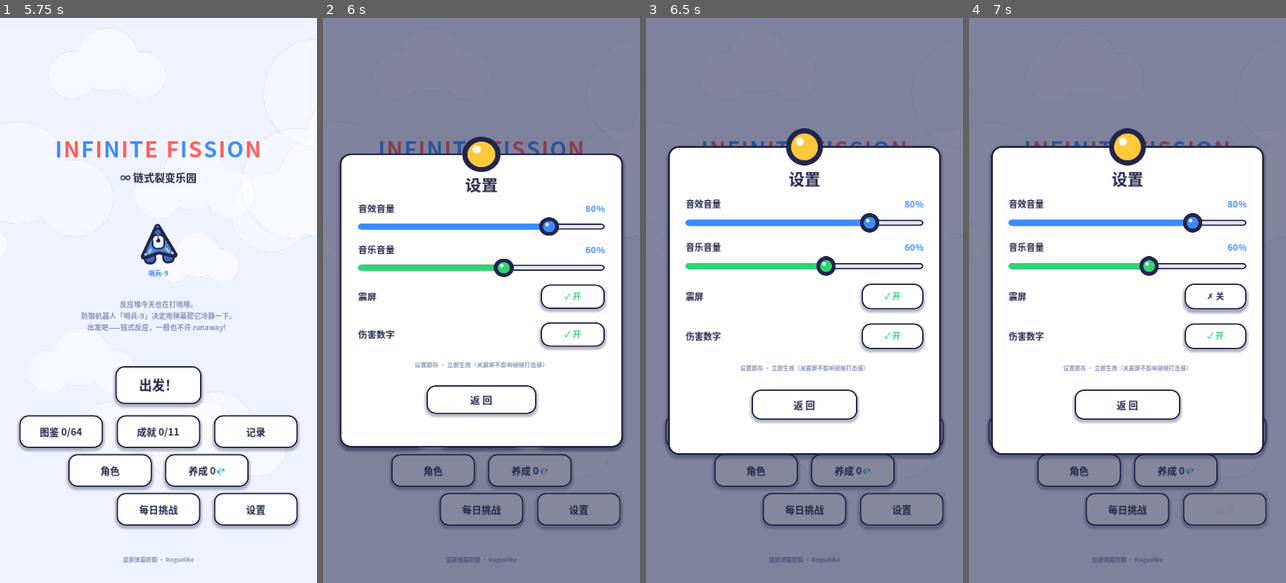
Above: before the commit, frames 1-4 (left to right).
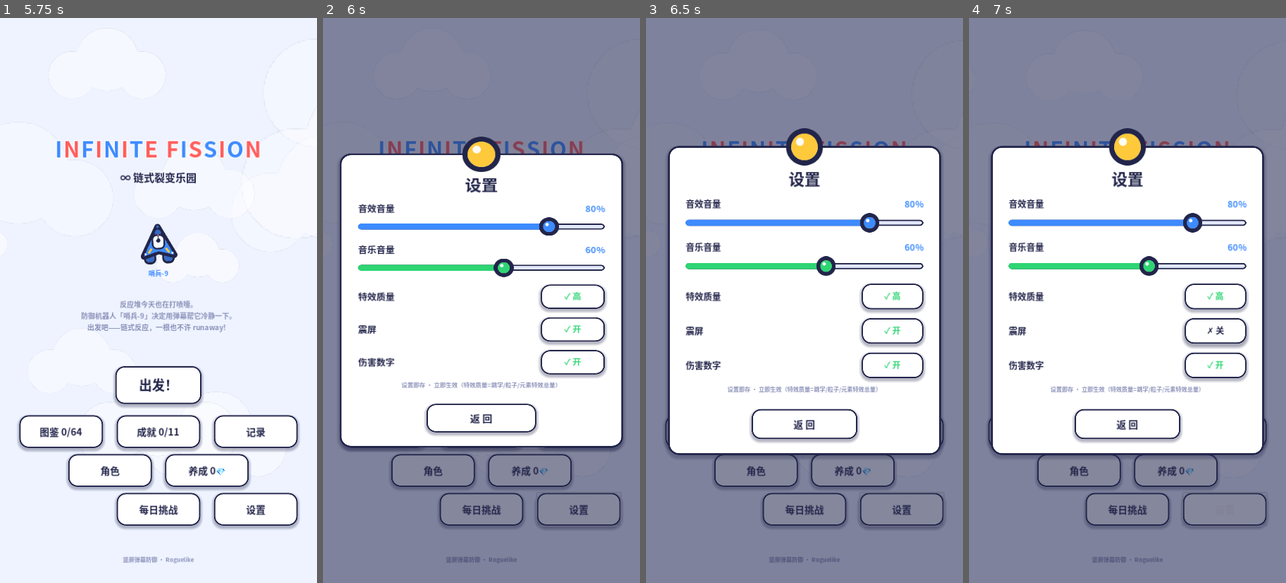
Above: after the commit, the same moments.

Repository: Genmer/Infinite-Fission
Game: Godot game, scene res://scenes/main.tscn
The game is run twice, just before and just after one commit, with the same random seed, the same clock (stepped at 60 frames per second) and the same inputs.
Inputs:
- Up to frame 1 (5.75 s): click "出发！" at 0.5 s; click "图鉴 0/64" at 1.25 s; click "成就 0/11" at 2 s; click "记录" at 2.75 s; click "角色" at 3.5 s; click "养成 0💎" at 4.25 s; click "每日挑战" at 5 s
- Up to frame 2 (6 s): click "设置" at 5.75 s
- Up to frame 3 (6.5 s): no input
- Up to frame 4 (7 s): click "✓ 开" at 6.5 s

Frame 1 is identical in both runs. In frame 2, 3.0% of the frame differs, in the area x 11-90%, y 48-74%; in frame 3, 3.0%; in frame 4, 3.1%, in the area x 12-89%, y 48-76%.

Commit message:
feat(R19-perf): 特效质量三档设置（高/中/低）——buff 叠多层卡顿双管齐下
- Meta.settings 新增 fx_quality（2 高/1 中/0 低，写口钳制 + 落盘），默认高档
- 设置页新增「特效质量」三档循环按钮（✓高/◐中/✗低），行距重排
- PopupManager：跳字同屏上限 80/40/20 + 合并窗 0.12/0.2/0.3s（Label 池逐帧
  动画是高频命中期第一帧耗，降档=上限减半+合并更积极）
- GameFeelDirector：粒子爆发 低档仅暴击（打击感底线）/ 中档隔次削减
- 敌人元素特效：点燃火苗 4/2/0（低档仅余烬光晕）、感电落雷 低档关闭
- test_fx_quality.gd 新增 12 项（设置读写钳制/档位表/跳字封顶行为/粒子档位行为）；
  residue 吸收断言改窗口内观测（消除池复用竞态误报）；全量 16 套件 1451 断言全绿

Diff:
--- a/scripts/entities/enemy/enemy.gd
+++ b/scripts/entities/enemy/enemy.gd
@@ -1608,7 +1608,9 @@
 			and _shock_arc_left < SHOCK_ARC_TIME * 0.5:
 		_shock_arcs[1].visible = true
 	# 垂直落雷：顶部天降锯齿劈到本体 + 四角星爆闪（周期 ~0.9s，存活 0.12s）
-	_tick_shock_bolt(p_game_delta)
+	# R19 特效质量：低档关闭落雷（电弧已足够表意——群体感电期减负）
+	if clampi(int(Meta.settings("fx_quality")), 0, 2) > 0:
+		_tick_shock_bolt(p_game_delta)
 
 
 func _tick_shock_bolt(p_game_delta: float) -> void:
@@ -1703,16 +1705,18 @@
 		_burn_ember.scale = Vector2.ONE * hitbox_r * 0.24 \
 			* (1.0 + 0.1 * sin(_anim_t * 8.4))
 		_burn_ember.modulate.a = 0.3 + 0.1 * sin(_anim_t * 7.2)
+	# R19 特效质量：火苗数预算 高4/中2/低0（低档仅余烬光晕——成群点燃敌不再拖帧）
+	var flame_budget: int = [0, 2, BURN_FLAME_COUNT][clampi(int(Meta.settings("fx_quality")), 0, 2)]
 	if _burn_flames.is_empty():
-		if not p_burning:
+		if not p_burning or flame_budget <= 0:
 			return
-		for i in range(BURN_FLAME_COUNT):
+		for i in range(flame_budget):
 			var f := Sprite2D.new()
 			f.name = "BurnFlame%d" % i
 			f.texture = TextureFactory.flame_bit()
 			add_child(f)
 			_burn_flames.append(f)
-	if not p_burning:
+	if not p_burning or flame_budget <= 0:
 		for f in _burn_flames:
 			f.visible = false
 		return
--- a/scripts/gamefeel/game_feel_director.gd
+++ b/scripts/gamefeel/game_feel_director.gd
@@ -59,8 +59,12 @@
 	EventBus.player_hit.connect(on_player_hit)
 
 
+var _thin_burst_tick: int = 0                 # 中档隔次粒子计数器（R19）
+
+
 func on_damage_resolved(p_result: DamageResult) -> void:
-	# feel_level 分级入口（0/30/50ms 顿帧 + trauma + 色差；粒子按 CRIT/HIT 优先级）
+	# feel_level 分级入口（0/30/50ms 顿帧 + trauma + 色差；粒子按 CRIT/HIT 优先级）。
+	# R19 特效质量档位：低=仅暴击粒子 / 中=隔次粒子（高频命中减负——buff 叠多层卡顿主源之一）
 	var level := p_result.feel_level
 	var stop_ms := _hit_stop_ms_for(level)
 	if stop_ms > 0.0:
@@ -68,6 +72,13 @@
 	add_trauma_for_level(level)
 	_apply_chromatic(_ca_intensity_for(level))
 	if particles != null:
+		var q := clampi(int(Meta.settings("fx_quality")), 0, 2)
+		if q == 0 and not p_result.is_crit:
+			return                              # 低档：普命中不出粒子
+		if q == 1:
+			_thin_burst_tick += 1
+			if _thin_burst_tick % 2 == 1:
+				return                          # 中档：隔次削减
 		var pri := ParticleDirector.PRIORITY_HIT
 		if p_result.is_crit:
 			pri = ParticleDirector.PRIORITY_CRIT
--- a/scripts/meta/meta_manager.gd
+++ b/scripts/meta/meta_manager.gd
@@ -84,6 +84,8 @@
 	"bgm_volume": 0.6,                        # 音乐音量（线性 0~1）
 	"shake_on": true,                         # 震屏开关（只关震动，顿帧打击感保留）
 	"damage_numbers_on": true,                # 伤害数字开关（低端机福音；结算不受影响）
+	"fx_quality": 2,                          # 特效质量（R19：2 高 / 1 中 / 0 低——跳字上限/
+	                                          # 合并窗/粒子爆发/元素特效全档位化，buff 叠多层卡顿救）
 }
 var _settings: Dictionary = {}                # key(String) → 值（缺键 = 默认表回退）
 
@@ -112,6 +114,8 @@
 			return clampf(float(p_value), 0.0, 1.0)
 		"shake_on", "damage_numbers_on":
 			return bool(p_value)
+		"fx_quality":
+			return clampi(int(p_value), 0, 2)
 	return null
 
 
--- a/scripts/ui/popup_manager.gd
+++ b/scripts/ui/popup_manager.gd
@@ -10,11 +10,25 @@
 extends Node
 
 var popup_pool: PopupPool = null              # 注入（Boot 期 GameLoop 组装）
-var merge_window: float = 0.12                # 同目标短窗合并（E-17）
+var merge_window: float = 0.12                # 同目标短窗合并（E-17；档位化后为「高」档基准）
 var active_popups: int = 0                    # 当前活跃跳字数（遥测/测试观测）
 var baseline_provider: Callable = Callable()  # 单发基准伤害供给（GameLoop 注入；空 = 分级关闭）
 var tier_shake_hook: Callable = Callable()    # 金档轻震动钩子（GameLoop 注入 add_trauma 档位）
-const MAX_ACTIVE: int = 80                    # 同屏上限（超限合并/丢弃，E-09）
+const MAX_ACTIVE: int = 80                    # 「高」档同屏上限（中/低档按 fx_quality 缩减）
+
+# R19 特效质量档位（Meta.settings fx_quality：2 高 / 1 中 / 0 低）：
+# 同屏跳字上限 80/40/20 + 合并窗 0.12/0.2/0.3s——buff 叠多层 DPS 爆炸时跳字是
+# 第一帧耗大头（Label 池逐帧动画），降档 = 上限减半 + 窗口加宽（更积极合并）
+static func max_active_for(p_quality: int) -> int:
+	return [20, 40, MAX_ACTIVE][clampi(p_quality, 0, 2)]
+
+
+static func merge_window_for(p_quality: int) -> float:
+	return [0.3, 0.2, 0.12][clampi(p_quality, 0, 2)]
+
+
+func _quality() -> int:
+	return clampi(int(Meta.settings("fx_quality")), 0, 2)
 
 # 量级分档阈值（P2 数值真源：相对单发基准伤害的倍率——白 <1.5× / 蓝 ≥1.5× / 紫 ≥3× / 金 ≥6×）
 const TIER_BLUE_X := 1.5
@@ -49,8 +63,8 @@
 			popup.merge(p_result.final_value)
 			return
 		_merge_registry.erase(uid)
-	# 新跳字：同屏上限（E-09）→ 满时丢弃 + 计数（合并降级目标不存在则直接丢）
-	if _active_list.size() >= MAX_ACTIVE:
+	# 新跳字：同屏上限（E-09 + R19 档位化）→ 满时丢弃 + 计数（合并降级目标不存在则直接丢）
+	if _active_list.size() >= max_active_for(_quality()):
 		_dropped_count += 1
 		return
 	var node := popup_pool.acquire()
@@ -61,7 +75,7 @@
 	var popup := node as DamagePopup
 	popup.show_popup(p_result.pos, p_result.final_value, p_result.popup_style, uid, tier)
 	_active_list.append(popup)
-	_merge_registry[uid] = {"popup": popup, "window_left": merge_window}
+	_merge_registry[uid] = {"popup": popup, "window_left": merge_window_for(_quality())}
 	active_popups = _active_list.size()
 	# 量级档音效/震动联动（紫微音 / 金重音+轻震动；节流由 SfxBank 70ms 承担；
 	# 合并窗内不重复触发——仅新起跳字时判档）
--- a/scripts/ui/settings_panel.gd
+++ b/scripts/ui/settings_panel.gd
@@ -16,6 +16,7 @@
 var _bgm_value: Label = null
 var _shake_btn: Button = null
 var _dmg_btn: Button = null
+var _fx_btn: Button = null                    # 特效质量三档循环（R19：高/中/低）
 var _syncing: bool = false                    # 回填守卫（open 回填不触发写口）
 
 
@@ -100,14 +101,16 @@
 	_bgm_slider.value_changed.connect(_on_bgm_volume_changed)
 	_card.add_child(_bgm_slider)
 
+	# ── 特效质量（R19：高/中/低三档循环——buff 叠多层卡顿救） ──
+	_fx_btn = _add_toggle_row("FxQualityButton", "特效质量", 312.0, _on_fx_quality_cycle)
 	# ── 开关行：震屏 / 伤害数字（✓ 开 薄荷绿 / ✗ 关 灰） ──
-	_shake_btn = _add_toggle_row("ShakeToggleButton", "震屏", 312.0, _on_shake_toggle)
-	_dmg_btn = _add_toggle_row("DamageNumbersToggleButton", "伤害数字", 402.0, _on_dmg_toggle)
+	_shake_btn = _add_toggle_row("ShakeToggleButton", "震屏", 390.0, _on_shake_toggle)
+	_dmg_btn = _add_toggle_row("DamageNumbersToggleButton", "伤害数字", 468.0, _on_dmg_toggle)
 
 	var hint := Label.new()
 	StickerTheme.label_sticker(hint, 13, PopPalette.INK_SOFT)
-	hint.text = "设置即存 · 立即生效（关震屏不影响顿帧打击感）"
-	hint.position = Vector2(0.0, 492.0)
+	hint.text = "设置即存 · 立即生效（特效质量=跳字/粒子/元素特效总量）"
+	hint.position = Vector2(0.0, 540.0)
 	hint.size = Vector2(620.0, 20.0)
 	hint.horizontal_alignment = HORIZONTAL_ALIGNMENT_CENTER
 	_card.add_child(hint)
@@ -117,7 +120,7 @@
 	close_btn.text = "返 回"
 	close_btn.add_theme_font_size_override("font_size", 22)
 	close_btn.add_theme_font_override("font", StickerTheme.font_bold())
-	close_btn.position = Vector2(190.0, 552.0)
+	close_btn.position = Vector2(190.0, 596.0)
 	close_btn.size = Vector2(240.0, 68.0)
 	close_btn.pivot_offset = close_btn.size * 0.5
 	close_btn.pressed.connect(close)
@@ -230,6 +233,13 @@
 	_refresh_toggles()
 
 
+func _on_fx_quality_cycle() -> void:
+	# 三档循环：高(2) → 中(1) → 低(0) → 高……写即存，消费端下一帧生效
+	var q := clampi(int(Meta.settings("fx_quality")), 0, 2)
+	Meta.set_setting("fx_quality", (q + 2) % 3)
+	_refresh_toggles()
+
+
 # ── 回填/刷新 ─────────────────────────────────────────────────────
 func _sync_from_meta() -> void:
 	# 打开时回填当前值（守卫位防回填触发 value_changed 二次写盘）
@@ -252,3 +262,9 @@
 	_dmg_btn.text = "✓ 开" if dmg_on else "✗ 关"
 	_dmg_btn.add_theme_color_override("font_color",
 		PopPalette.SUCCESS if dmg_on else PopPalette.INK_SOFT)
+	# 特效质量三档文案（高=全量 / 中=减半 / 低=精简——卡顿救）
+	var q := clampi(int(Meta.settings("fx_quality")), 0, 2)
+	var fx_texts: Array[String] = ["✗ 低", "◐ 中", "✓ 高"]
+	var fx_colors: Array[Color] = [PopPalette.INK_SOFT, PopPalette.XP, PopPalette.SUCCESS]
+	_fx_btn.text = fx_texts[q]
+	_fx_btn.add_theme_color_override("font_color", fx_colors[q])
--- /dev/null
+++ b/tests/runner/fx_quality_cases.gd
@@ -0,0 +1,134 @@
+# tests/runner/fx_quality_cases.gd
+# 特效质量档位用例体（由 test_fx_quality.gd 入口加载）。
+extends RefCounted
+
+const DT := 1.0 / 120.0
+const MAIN_SCENE := "res://scenes/main.tscn"
+
+var tree: SceneTree
+var _pass: int = 0
+var _fail: int = 0
+var _failures: Array[String] = []
+var _gl: GameLoop = null
+
+
+func run(p_tree: SceneTree) -> void:
+	tree = p_tree
+	seed(42)
+	_boot_game_loop()
+	_test_setting_roundtrip()
+	_test_popup_scaling()
+	_test_particle_scaling()
+	_teardown_game_loop()
+	print("────────────────────────────────────────")
+	print("汇总：PASS %d / FAIL %d（共 %d 项）" % [_pass, _fail, _pass + _fail])
+	if not _failures.is_empty():
+		for f in _failures:
+			print("  FAIL 详情：%s" % f)
+
+
+func fail_count() -> int:
+	return _fail
+
+
+func _boot_game_loop() -> void:
+	var scene: PackedScene = load(MAIN_SCENE)
+	_gl = scene.instantiate() as GameLoop
+	_gl.name = "GameLoopUnderTest"
+	tree.get_root().add_child(_gl)
+
+
+func _teardown_game_loop() -> void:
+	tree.paused = false
+	RunSave.clear()
+	Meta.set_setting("fx_quality", 2)             # 复位出厂档（防污染其他套件）
+	if _gl != null:
+		_gl.free()
+		_gl = null
+
+
+func _check(p_name: String, p_cond: bool, p_detail: String = "") -> void:
+	if p_cond:
+		_pass += 1
+		print("PASS | %s" % p_name)
+	else:
+		_fail += 1
+		_failures.append("%s %s" % [p_name, p_detail])
+		print("FAIL | %s | %s" % [p_name, p_detail])
+
+
+func _test_setting_roundtrip() -> void:
+	print("── 设置读写 ──")
+	_check("出厂默认：fx_quality = 2（高）", int(Meta.settings("fx_quality")) == 2)
+	Meta.set_setting("fx_quality", 0)
+	_check("写口：低档落盘读回", int(Meta.settings("fx_quality")) == 0)
+	Meta.set_setting("fx_quality", 7)
+	_check("写口：越界钳上界（7→2）", int(Meta.settings("fx_quality")) == 2)
+	Meta.set_setting("fx_quality", -3)
+	_check("写口：越界钳下界（-3→0）", int(Meta.settings("fx_quality")) == 0)
+	Meta.set_setting("fx_quality", 2)
+	_check("复位：高档", int(Meta.settings("fx_quality")) == 2)
+
+
+func _test_popup_scaling() -> void:
+	print("── 跳字档位 ──")
+	_check("档位表：跳字上限 20/40/80",
+		PopupManager.max_active_for(0) == 20 and PopupManager.max_active_for(1) == 40
+		and PopupManager.max_active_for(2) == 80)
+	_check("档位表：合并窗 0.3/0.2/0.12s",
+		absf(PopupManager.merge_window_for(0) - 0.3) < 0.001
+		and absf(PopupManager.merge_window_for(1) - 0.2) < 0.001
+		and absf(PopupManager.merge_window_for(2) - 0.12) < 0.001)
+	# 行为：低档下超过 20 个不同目标跳字 → 活跃数封顶 20
+	Meta.set_setting("fx_quality", 0)
+	var pos := Vector2(360.0, 400.0)
+	for i in range(30):
+		var r := DamageResult.new()
+		r.final_value = 5.0 + float(i)          # 每个不同 uid 一条（无合并）
+		r.target_uid = 100000 + i
+		r.pos = pos + Vector2(0.0, float(i % 7) * 8.0)
+		r.popup_style = GameConst.PopupStyle.NORMAL
+		_gl.popup_manager.on_damage_resolved(r)
+	_check("低档：跳字同屏封顶 20（30 个目标只出 20 条）",
+		int(_gl.popup_manager.active_popups) == 20,
+		"实得 %d" % int(_gl.popup_manager.active_popups))
+	# 高档恢复：同屏上限放宽（活跃列表此刻 20 → 再来 10 条可增长）
+	Meta.set_setting("fx_quality", 2)
+	for i in range(30, 45):
+		var r := DamageResult.new()
+		r.final_value = 5.0
+		r.target_uid = 200000 + i
+		r.pos = pos
+		r.popup_style = GameConst.PopupStyle.NORMAL
+		_gl.popup_manager.on_damage_resolved(r)
+	_check("高档：上限放宽到 80（35 条全部在册）",
+		int(_gl.popup_manager.active_popups) == 35,
+		"实得 %d" % int(_gl.popup_manager.active_popups))
+	_gl.popup_manager.clear_all()
+
+
+func _test_particle_scaling() -> void:
+	print("── 粒子档位 ──")
+	var gf := _gl.game_feel
+	if gf == null or gf.particles == null:
+		_check("粒子档位：GameFeel/粒子注入就绪", false)
+		return
+	var r := DamageResult.new()
+	r.final_value = 5.0
+	r.target_uid = 999999
+	r.pos = Vector2(300.0, 600.0)
+	r.popup_style = GameConst.PopupStyle.NORMAL
+	# 低档：普命中不出粒子
+	Meta.set_setting("fx_quality", 0)
+	var b0 := gf.particles.burst_requests
+	r.is_crit = false
+	gf.on_damage_resolved(r)
+	_check("低档：普命中 0 粒子爆发", int(gf.particles.burst_requests) == b0)
+	r.is_crit = true
+	gf.on_damage_resolved(r)
+	_check("低档：暴击保留粒子（打击感底线）", int(gf.particles.burst_requests) == b0 + 1)
+	# 高档：普命中恢复
+	Meta.set_setting("fx_quality", 2)
+	r.is_crit = false
+	gf.on_damage_resolved(r)
+	_check("高档：普命中恢复粒子", int(gf.particles.burst_requests) == b0 + 2)
--- a/tests/runner/residue_cases.gd
+++ b/tests/runner/residue_cases.gd
@@ -126,12 +126,17 @@
 	_gl.change_state(GameConst.GameStatus.PAUSED)
 	_check("R18：进 PAUSED → 碎片转磁吸姿态", bool(shard2.get("_magnet")))
 	_gl.change_state(GameConst.GameStatus.PLAYING)
+	# 吸收观测：两碎片曾在同一帧双双离开活跃表即通过（归还池后节点可能被自然
+	# 掉落复用、重新入表——终态断言对复用竞态不鲁棒，故改观测窗口内曾达成）
+	var cleared := false
 	for i in range(240):
 		if _gl.state == GameConst.GameStatus.LEVEL_UP:
 			_gl.change_state(GameConst.GameStatus.PLAYING)   # 吸收触发升级 → 选卡复位（模拟玩家）
 		_gl._physics_process(DT)
-	_check("R18：恢复后测试碎片均被吸收归还（不在活跃表）",
-		not _gl.active_shards.has(shard) and not _gl.active_shards.has(shard2))
+		if not _gl.active_shards.has(shard) and not _gl.active_shards.has(shard2):
+			cleared = true
+			break
+	_check("R18：恢复后测试碎片均被吸收归还（曾在活跃表外）", cleared)
 
 
 func _test_confetti_realtime_cleanup() -> void:
--- /dev/null
+++ b/tests/runner/test_fx_quality.gd
@@ -0,0 +1,24 @@
+# tests/runner/test_fx_quality.gd
+# 特效质量档位自测入口（godot --headless --path <工程> -s tests/runner/test_fx_quality.gd）
+# 真源：FEEDBACK_TRACKER R19「buff 叠多卡顿」——fx_quality 三档消费端接线锁定。
+extends SceneTree
+
+const CASES_PATH := "res://tests/runner/fx_quality_cases.gd"
+
+
+func _initialize() -> void:
+	_run()
+
+
+func _run() -> void:
+	print("══════════ Infinite Fission · 特效质量档位自测 ══════════")
+	await process_frame
+	await process_frame
+	var cases_script: GDScript = load(CASES_PATH)
+	var cases = cases_script.new()
+	cases.run(self)
+	var fail_count: int = cases.fail_count()
+	if fail_count > 0:
+		quit(1)
+	else:
+		quit(0)
Not shown, changed: FEEDBACK_TRACKER.md
